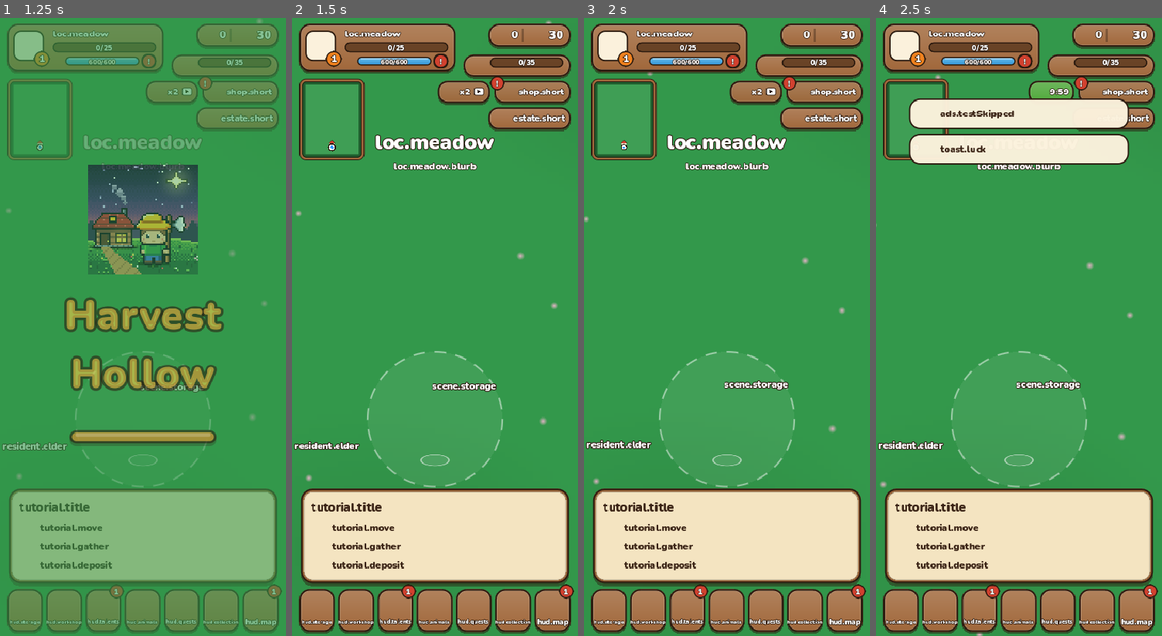
Above: before the commit, frames 1-4 (left to right).
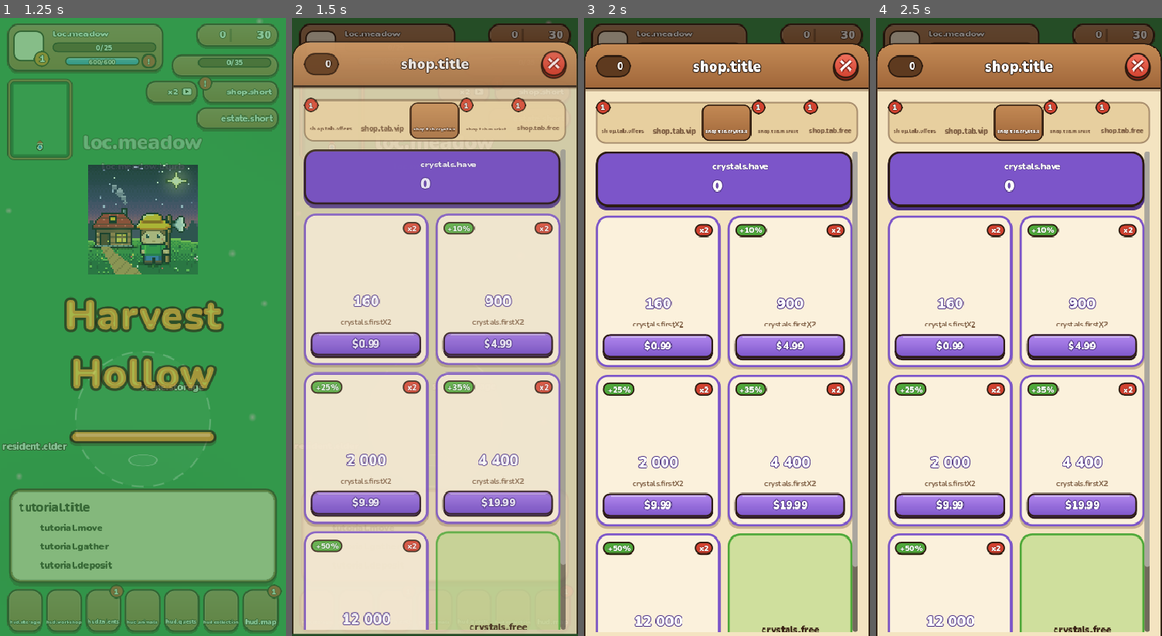
Above: after the commit, the same moments.

Repository: BaturinIgor/GameFarm
Game: Godot game, scene res://scenes/splash.tscn
Same seed, same stepped clock (60 frames per second), same inputs: the game is played once before the commit and once after it.
Inputs (mouse positions are in pixels of both pictures, inside the frame that each line leads up to):
- Up to frame 1 (1.25 s): tap Enter at 0.5 s; move the mouse to (205, 296) at 0.52 s; click (205, 296) at 0.67 s
- Up to frame 2 (1.5 s): click (506, 36) at 1.27 s
- Up to frame 3 (2 s): no input
- Up to frame 4 (2.5 s): click (1047, 92) at 2 s

Frame 1 is identical in both runs. In frame 2, 95% of the frame differs, in the area x 0-100%, y 0-100%; in frame 3, 97%; in frame 4, 96%.
Error before the commit: Parse Error: Cannot infer the type of "cur" variable because the value doesn't have a set type. (res://scripts/ui/shop_panel.gd:233)

Commit message:
Магазин: тип флага текущей ступени набора
Co-Authored-By: Claude Opus 5.5 <noreply@anthropic.com>
Claude-Session: https://claude.ai/code/session_01KB9UT2PnJvNq3jxcqRz319

Diff:
--- a/godot/scripts/ui/shop_panel.gd
+++ b/godot/scripts/ui/shop_panel.gd
@@ -230,7 +230,7 @@
 	for k in Products.STEP_KEYS:
 		var cell := PanelContainer.new()
 		var own := Game.premium.owns(k)
-		var cur := k == next
+		var cur: bool = k == next
 		var cs := UiKit.box(Color("ddefc8") if own else (Color("fff3c4") if cur else UiKit.PARCHMENT_LIGHT),
 			UiKit.TONES["gold"][1] if cur else Color(UiKit.WOOD_DARK, 0.35), 10, 3 if cur else 1, false)
 		cs.set_content_margin_all(6)
